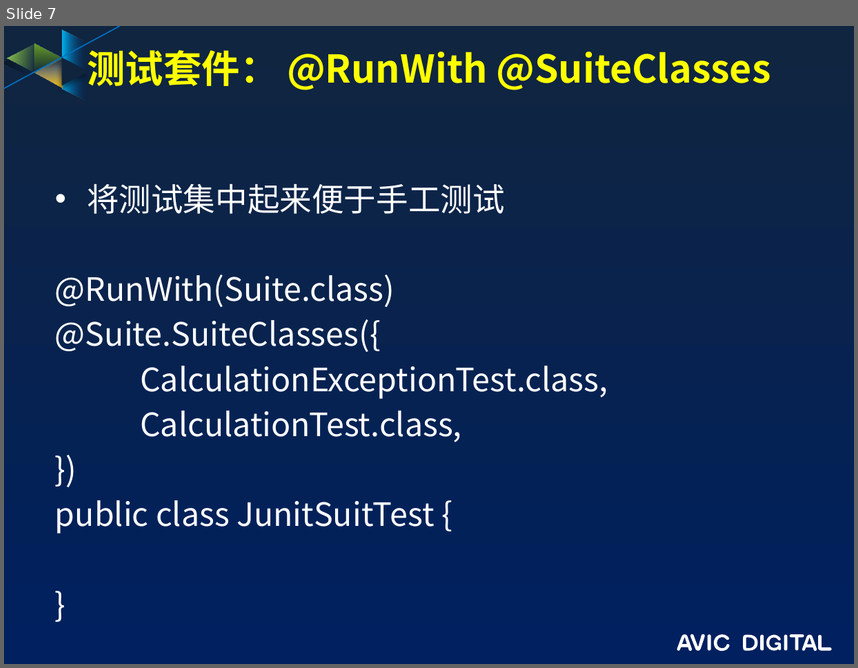
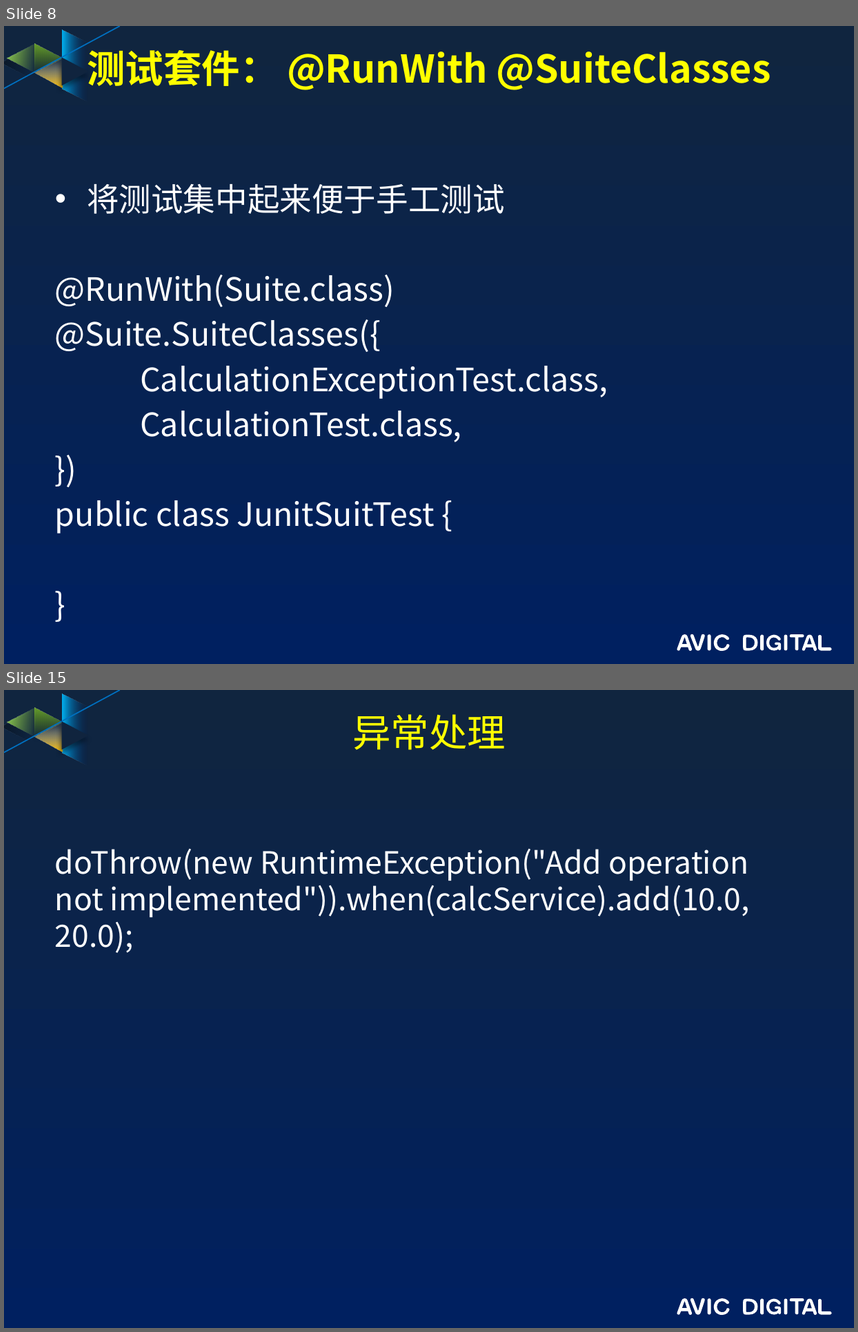
Before and after one commit to guofengzh/java-way, a slide deck: maven/docs/JUnit培训.pptx. Shown one above the other, each under a label of ours: slide 7 before the commit, slides 8 and 15 after it; the slides between them are not shown. The pictures are 858x668 and 858x1332 pixels, drawn with LibreOffice and Linux fonts; fonts in the diff are those of the drawing; background and template pictures are left out. Boxes give left, top, right and bottom in pixels: in the first picture for what was removed or moved away, otherwise in the second. Text is boxed around its words. In the diff, an @@ line names an element or a change of style, - is before the commit and + after.

```diff
--- a/maven/docs/JUnit培训.pptx
+++ b/maven/docs/JUnit培训.pptx
@@ slide 15 added at [4, 690, 854, 1328], background gradient #10253F to #002060; not listed: 17 template elements that a slide beside it also shows @@
@@ title added at [352, 714, 506, 750], 32.4 pt, text #FFFF00 @@
+异常处理
@@ text added at [55, 849, 750, 953], 26 pt, text #FFFFFF @@
+doThrow(new RuntimeException("Add operation not implemented")).when(calcService).add(10.0, 20.0);
@@ what was slide 7 is now slide 8 @@
```
Also in this commit, not shown: 3 slides changed, 9 other slides added, 8 other files.
